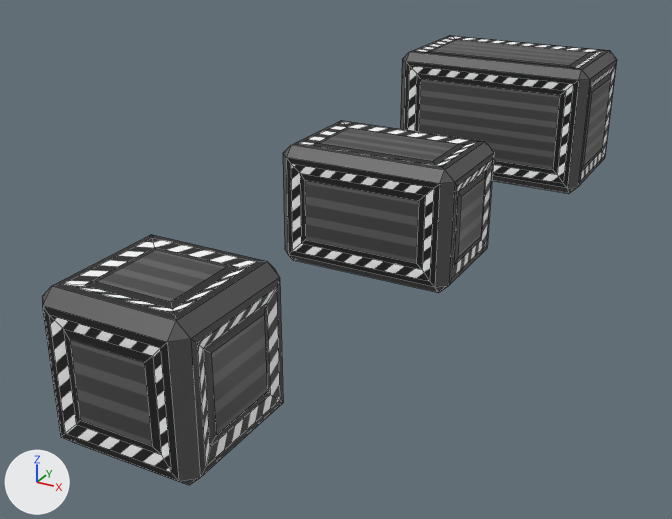
An edit to the Blender file Raw Assets/crate.blend, drawn before and after from the same camera.
The view is the same before and after, from a 50 mm camera at (3.25, -6.83, 2.77) aimed at (-0.29, -0.39, -0.45). Arrows for +X, +Y and +Z are at lower left; the lights stay in place. Mesh edges are drawn as thin lines.

The older version as bpy lines, for what is in view:
```python
me_cube = bpy.data.meshes.new('Cube')
me_cube.from_pydata(...)  # 96 vertices, 98 faces; spans x -0.528..0.528, y -0.528..0.528, z -0.528..0.528
me_cube.polygons.foreach_set('use_smooth', [True] * 98)
me_cube.materials.append(mat_crate_white_png)  # picture img_crate_white_png
me_cube_002 = bpy.data.meshes.new('Cube.002')
me_cube_002.from_pydata(...)  # 96 vertices, 98 faces; spans x -0.78..0.78, y -0.53..0.53, z -0.53..0.53
me_cube_002.polygons.foreach_set('use_smooth', [True] * 98)
me_cube_002.materials.append(mat_crate_white_png)  # picture img_crate_white_png
me_cube_003 = bpy.data.meshes.new('Cube.003')
me_cube_003.from_pydata(...)  # 104 vertices, 98 faces; spans x -1.03..1.03, y -0.65..0.65, z -0.53..0.78
me_cube_003.polygons.foreach_set('use_smooth', [True] * 98)
me_cube_003.materials.append(mat_crate_white_png)  # picture img_crate_white_png
ob_crate_large = bpy.data.objects.new('crate_large', me_cube_003)
ob_crate_large.location = (0.0, 3.0, 0.0)
ob_crate_medium = bpy.data.objects.new('crate_medium', me_cube_002)
ob_crate_medium.location = (0.0, 0.0, 0.0)
ob_crate_small = bpy.data.objects.new('crate_small', me_cube)
ob_crate_small.location = (0.0, -3.0, 0.0)
```
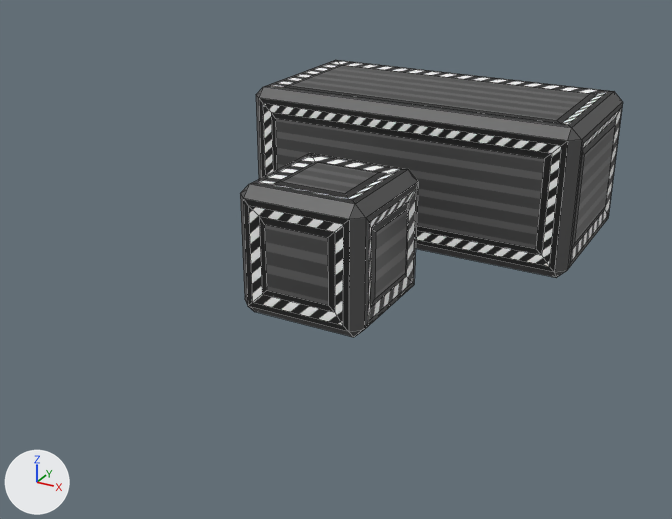
Commit message: made large crate larger

What differs and where, as boxes (x1, y1, x2, y2) in the pictures (672 x 519 px; the box of a moved part takes in the faces that stretch with it):
'crate_small', moved
    before: (42, 235, 283, 485)
    after: (240, 153, 418, 337)
'crate_large', reshaped, moved (69% wider, 37% taller)
    before: (400, 35, 617, 194)
    after: (256, 60, 623, 278)
'crate_medium', hidden
    before: (283, 120, 494, 293)
part 1 of me_cube_003, moved or reshaped
    before: (400, 51, 582, 194)
    after: (256, 86, 572, 278)
part 2 of me_cube_003, moved or reshaped
    before: (410, 35, 604, 65)
    after: (264, 60, 607, 120)
part 3 of me_cube_003, moved or reshaped
    before: (553, 71, 592, 193)
    after: (536, 128, 584, 278)
part 4 of me_cube_003, moved or reshaped
    before: (570, 50, 617, 186)
    after: (557, 91, 623, 269)

The edits, one by one:
me_cube_003 is used by ob_crate_large; location (0.0, 3.0, 0.0).
me_cube_003 had 104 vertices, 98 faces and spanned x -1.03..1.03, y -0.65..0.65, z -0.53..0.78.
me_cube_003 now has 104 vertices, 98 faces and spans x -1.53..1.53, y -0.78..0.78, z -0.53..0.78.
me_cube_003 part 1: 20 of the vertices in x -1.03..-0.77, y -0.65..-0.39, z -0.53..0.78 are moved by (-0.5, -0.12, 0.0).
me_cube_003 part 2: 20 of the vertices in x -1.03..-0.77, y 0.39..0.65, z -0.53..0.78 are moved by (-0.5, 0.12, 0.0).
me_cube_003 part 3: all 24 vertices in x 0.77..1.03, y -0.65..-0.39, z -0.53..0.78 are moved by (0.5, -0.12, 0.0).
me_cube_003 part 4: all 24 vertices in x 0.77..1.03, y 0.39..0.65, z -0.53..0.78 are moved by (0.5, 0.12, 0.0).
Object 'crate_large' (ob_crate_large) moves from (0.0, 3.0, 0.0) to (0.0, 1.0, 0.0).
Object 'crate_medium' (ob_crate_medium) is now hidden.
Object 'crate_small' (ob_crate_small) moves from (0.0, -3.0, 0.0) to (0.0, -1.0, 0.0).
